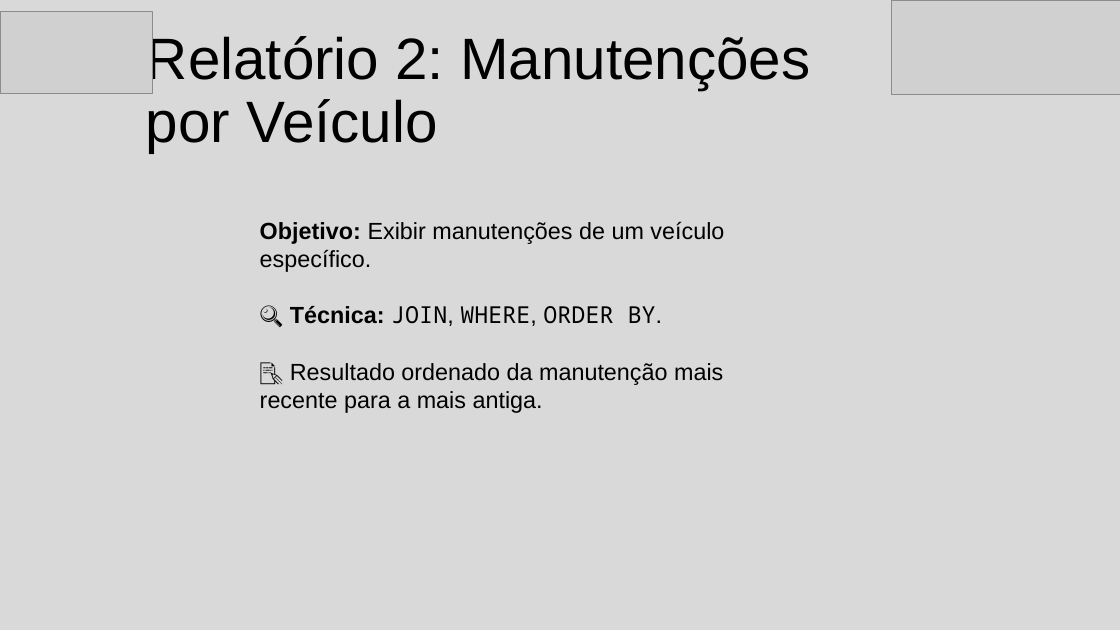
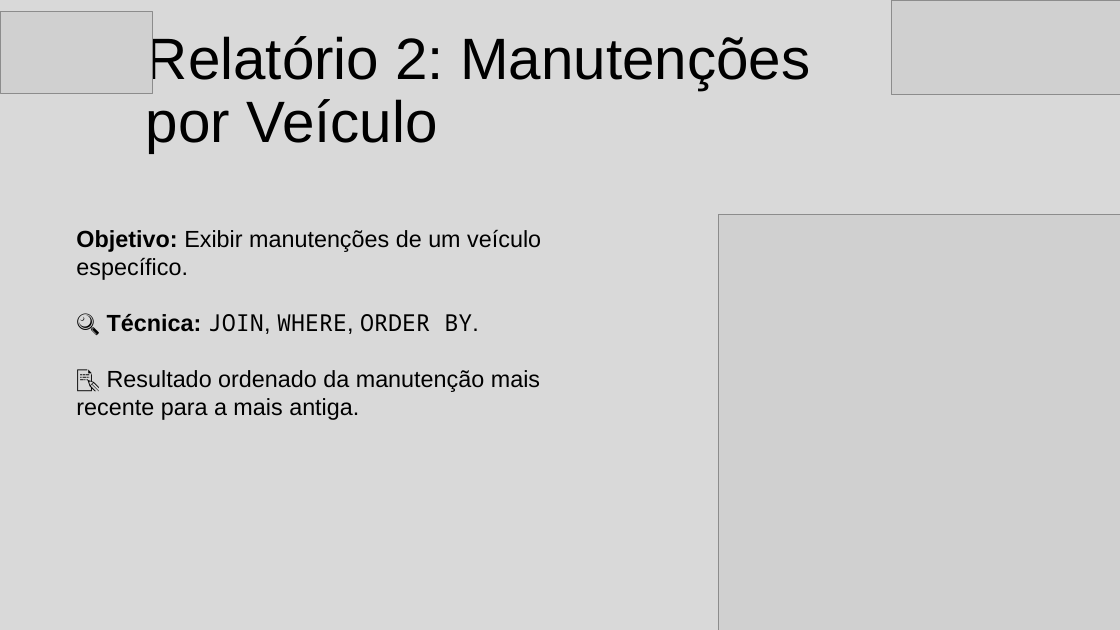
Before and after one commit to josehenn/Fleet, a slide deck: slide 9 of Documentos/Apresentação - Fleet.pptx. Drawn at 1120x630 pixels with LibreOffice and Linux fonts; fonts in the diff are those of the drawing; grey boxes stand for pictures. Boxes give left, top, right and bottom in pixels: in the first picture for what was removed or moved away, otherwise in the second. Text is boxed around its words. In the diff, an @@ line names an element or a change of style, - is before the commit and + after.

```diff
--- a/Documentos/Apresentação - Fleet.pptx
+++ b/Documentos/Apresentação - Fleet.pptx
@@ text "Objetivo: Exibir manutenções de um ...": place and size @@
-text "Objetivo: Exibir manutenções de um ..." at <box>260,221,724,413</box>
+text "Objetivo: Exibir manutenções de um ..." at <box>76,229,541,420</box>
@@ picture added at <box>719,214,1120,630</box> @@
```
Also in this commit, not shown: 3 other slides changed.
